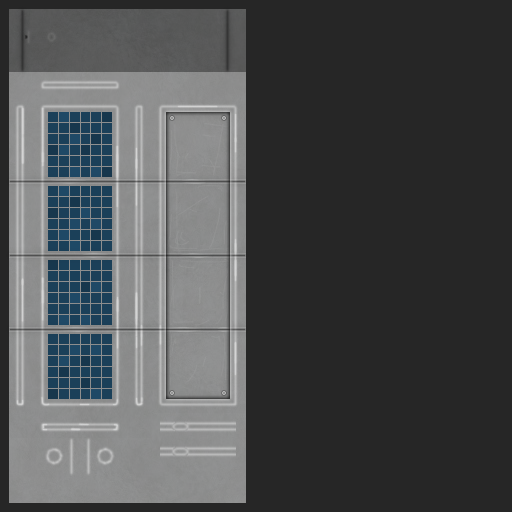
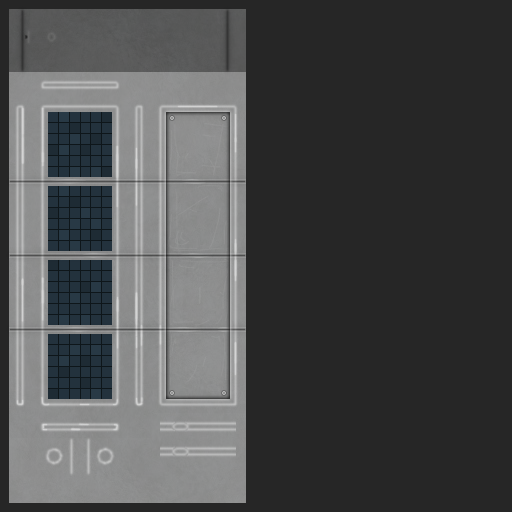
Layered file, before and after one edit (512 × 512). Changes by layer:
painted on "cells" over [48, 112, 112, 399]
added layer "Layer 1 copy 3" in group "panel" over [48, 112, 112, 399]
